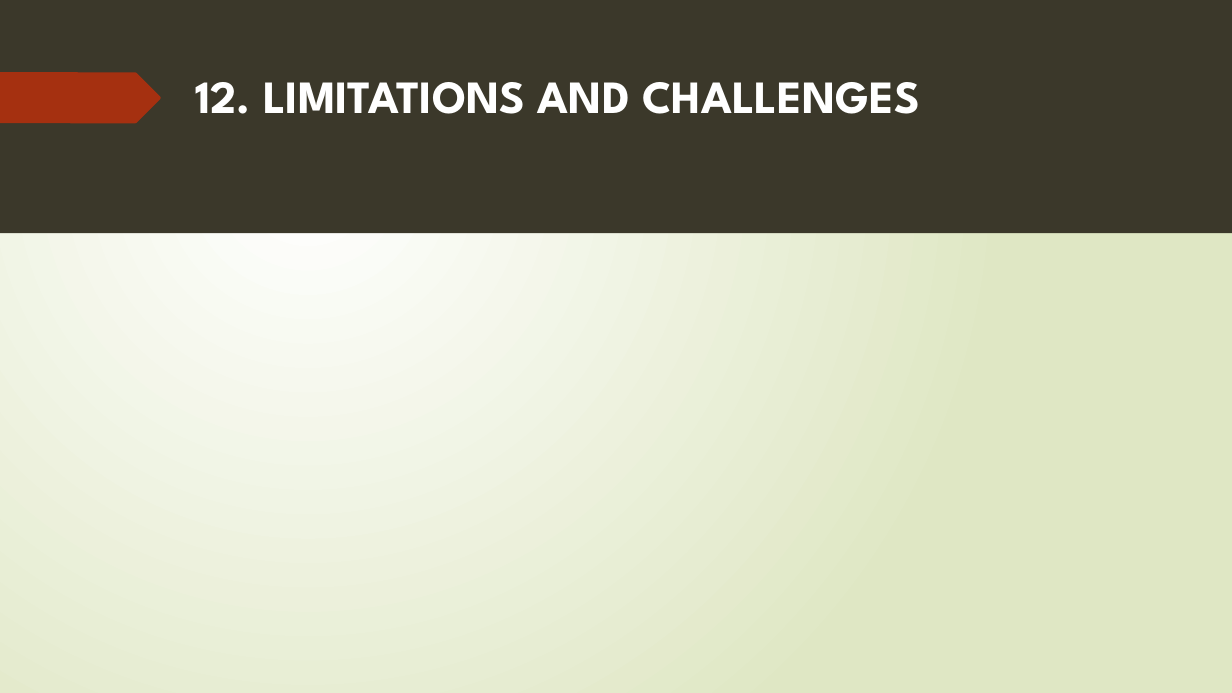
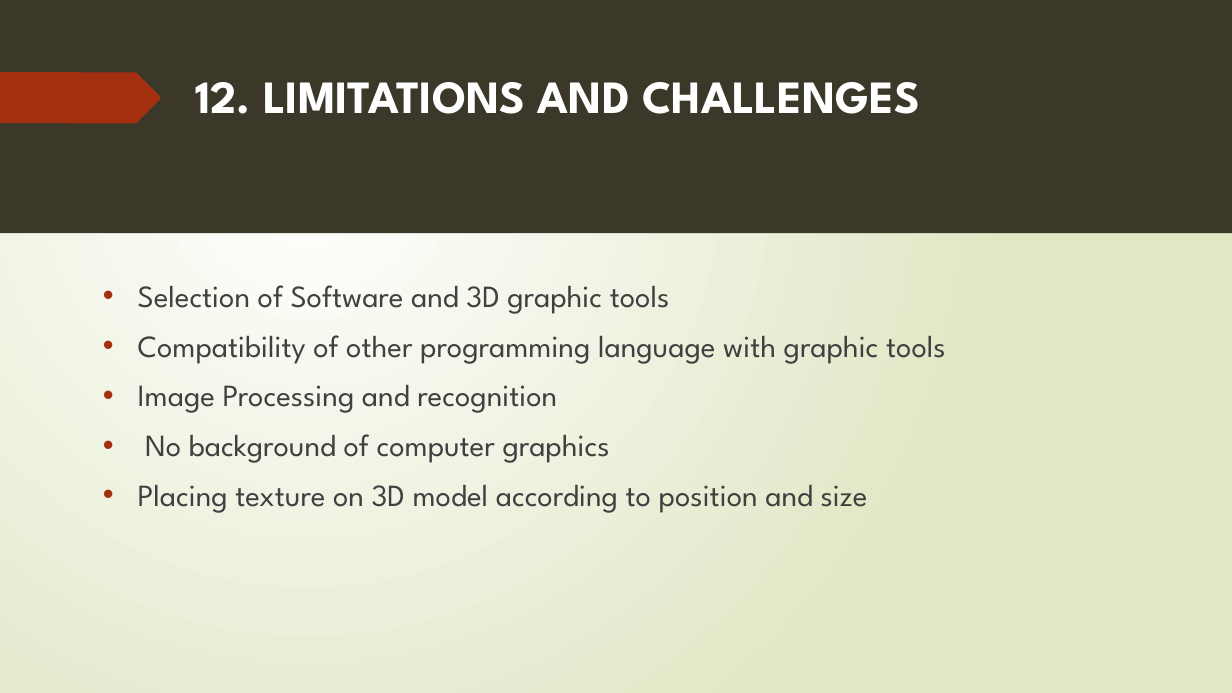
Before and after one commit to 15831944/2d-to-3d, a slide deck: slide 16 of AUTOGENERATION OF 3D MODEL FROM ROOM IMAGES.pptx (slide 15 before the commit). Drawn at 1232x693 pixels with LibreOffice and Linux fonts; fonts in the diff are those of the drawing. Boxes give left, top, right and bottom in pixels: in the first picture for what was removed or moved away, otherwise in the second. Text is boxed around its words. In the diff, an @@ line names an element or a change of style, - is before the commit and + after.

```diff
--- a/AUTOGENERATION OF 3D MODEL FROM ROOM IMAGES.pptx
+++ b/AUTOGENERATION OF 3D MODEL FROM ROOM IMAGES.pptx
@@ text added at [138,285,946,513], 24 pt, text #404040 @@
+• Selection of Software and 3D graphic tools
+• Compatibility of other programming language with graphic tools
+• Image Processing and recognition
+• No background of computer graphics
+• Placing texture on 3D model according to position and size
```
Also in this commit, not shown: 9 other slides changed, 1 slide added.
